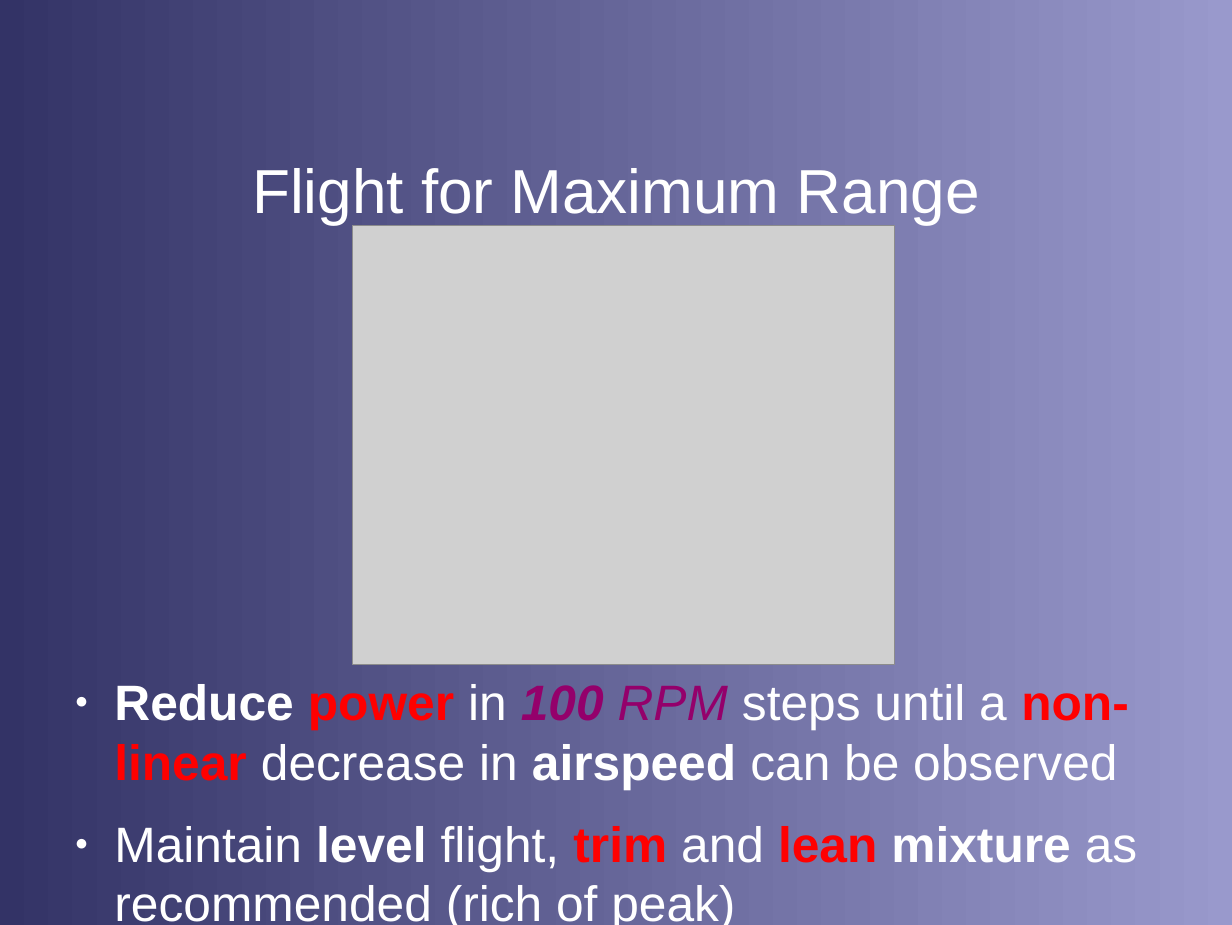
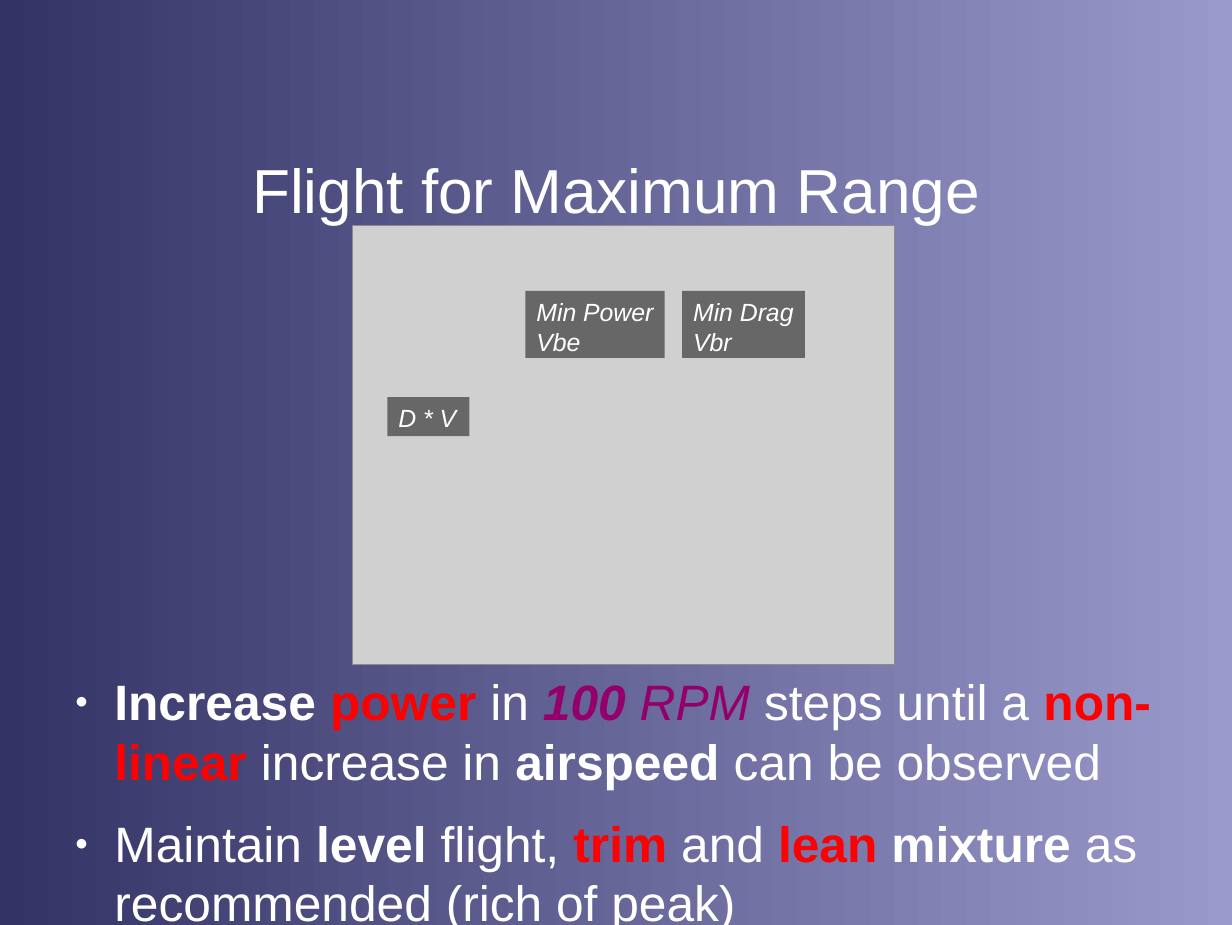
Before and after one commit to stephanheinemann/flight, a slide deck: slide 12 of FI/RangeAndEndurance/RangeAndEndurance.odp (slide 8 before the commit). Drawn at 1232x925 pixels with LibreOffice and Linux fonts; fonts in the diff are those of the drawing; grey boxes stand for pictures; background and template pictures are left out. Boxes give left, top, right and bottom in pixels: in the first picture for what was removed or moved away, otherwise in the second. Text is boxed around its words. In the diff, an @@ line names an element or a change of style, - is before the commit and + after.

```diff
--- a/FI/RangeAndEndurance/RangeAndEndurance.odp
+++ b/FI/RangeAndEndurance/RangeAndEndurance.odp
@@ rectangle added at (525, 291, 665, 358), fill #000000 at 50% opacity, 16 pt, text #FFFFFF, italic @@
+Min Power
+Vbe
@@ rectangle added at (682, 291, 805, 358), fill #000000 at 50% opacity, 16 pt, text #FFFFFF, italic @@
+Min Drag
+Vbr
@@ rectangle added at (388, 397, 470, 436), fill #000000 at 50% opacity, 16 pt, text #FFFFFF, italic @@
+D * V
@@ text at (114, 684, 1151, 790): text changed @@
-● Reduce power in 100 RPM steps until a non-linear decrease in airspeed can be observed
+● Increase power in 100 RPM steps until a non-linear increase in airspeed can be observed
```
Also in this commit, not shown: 6 other slides changed.
